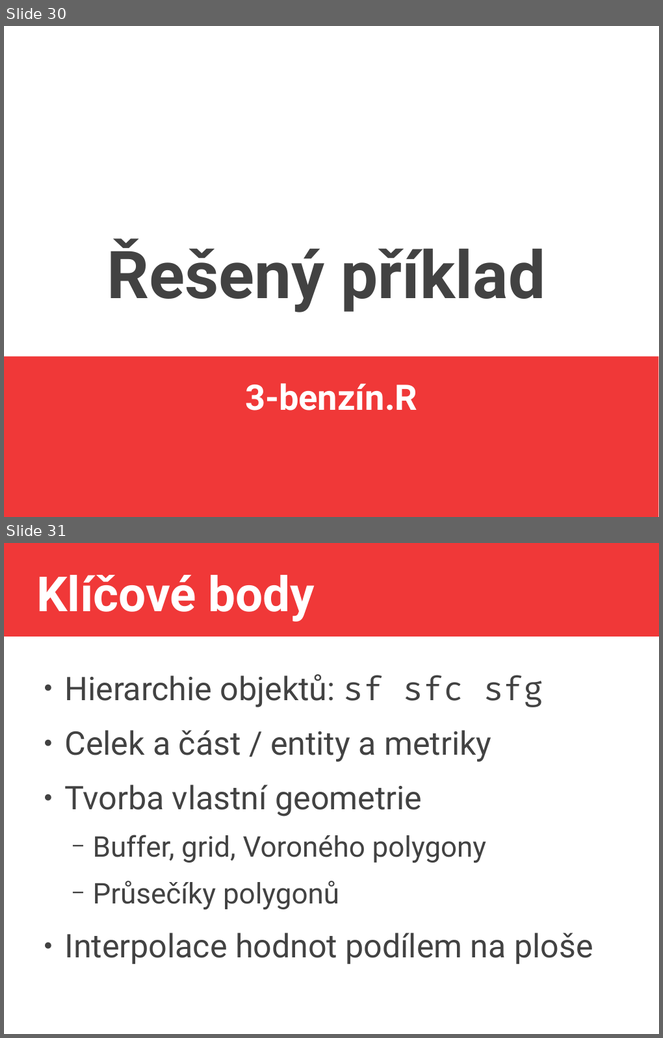
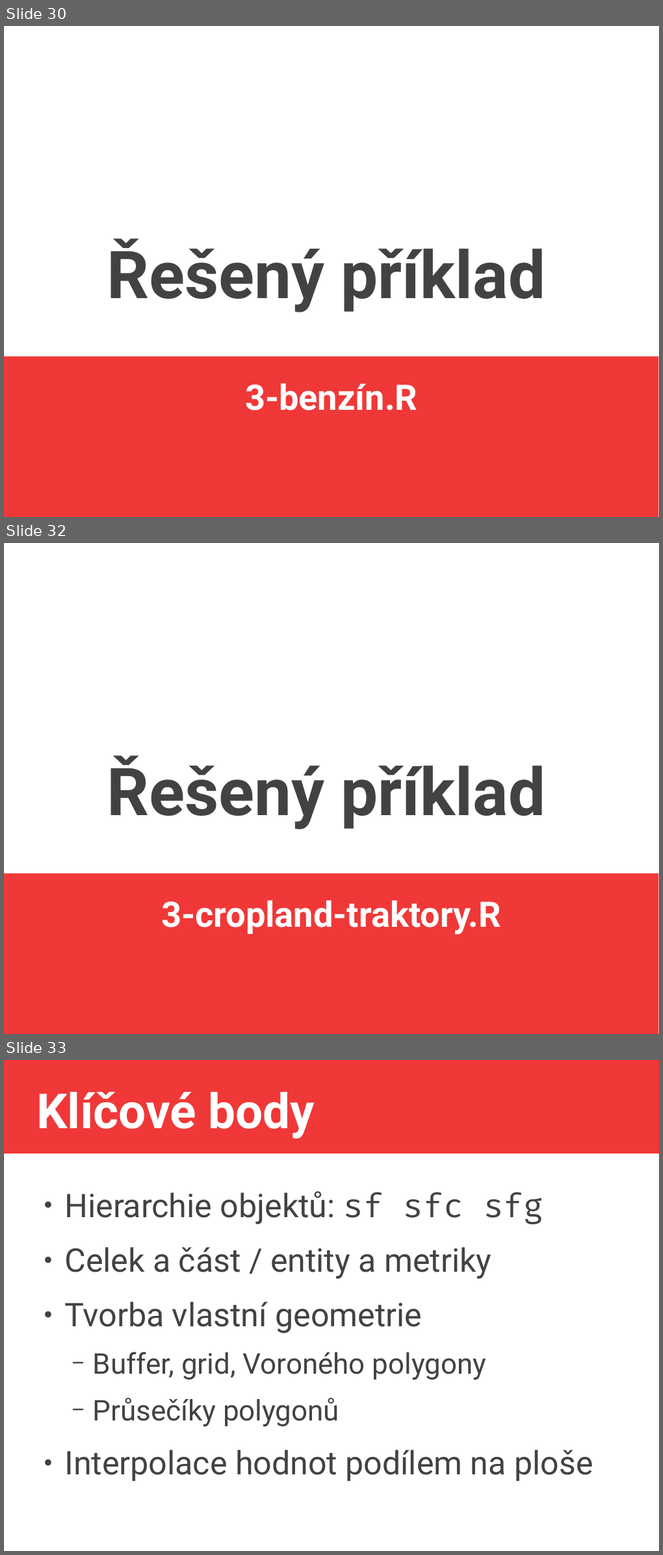
Before and after one commit to jlacko/4EK418, a slide deck: prez/3 -geometry creation.odp. Shown one above the other, each under a label of ours: slides 30 and 31 before the commit, slides 30, 32 and 33 after it; the slides between them are not shown. The pictures are 663x1038 and 663x1555 pixels, drawn with LibreOffice and Linux fonts; fonts in the diff are those of the drawing. Boxes give left, top, right and bottom in pixels: in the first picture for what was removed or moved away, otherwise in the second. Text is boxed around its words. In the diff, an @@ line names an element or a change of style, - is before the commit and + after.

```diff
--- a/prez/3 -geometry creation.odp
+++ b/prez/3 -geometry creation.odp
@@ slide 32 added at [4, 543, 659, 1034], background #FFFFFF; not listed: 1 template element that a slide beside it also shows @@
@@ title added at [107, 756, 546, 830], 80 pt, text #424242, bold @@
+Řešený příklad
@@ text added at [161, 901, 501, 935], 42.7 pt, text #FFFFFF, bold @@
+3-cropland-traktory.R
@@ what was slide 31 is now slide 33 @@
```
Also in this commit, not shown: 1 other slide added, 1 other file.
